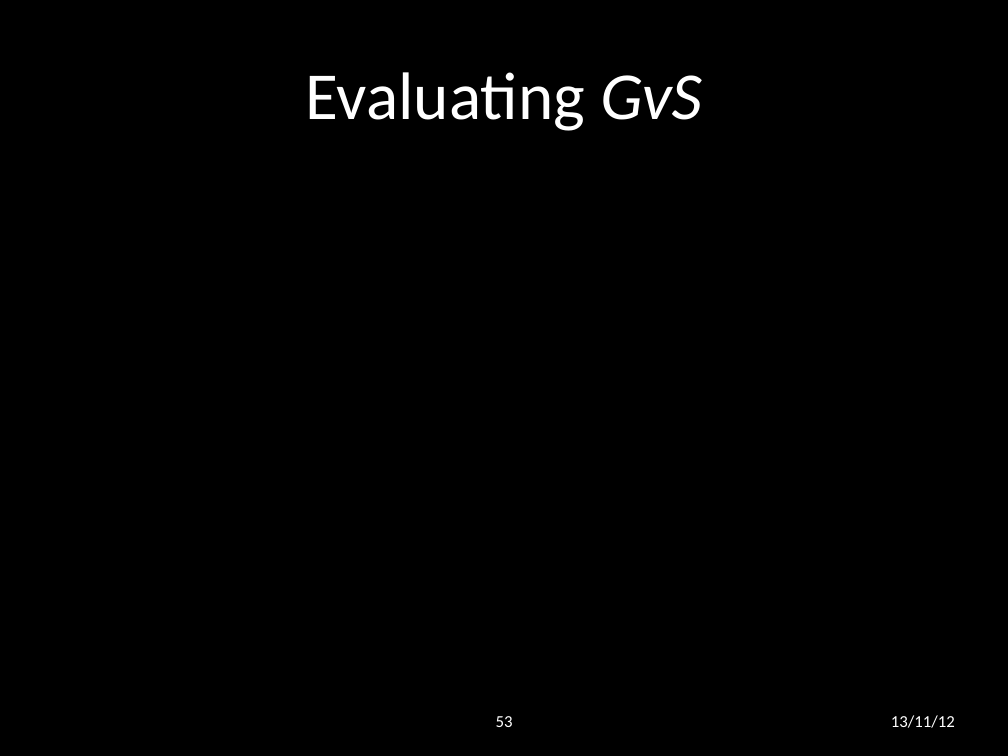
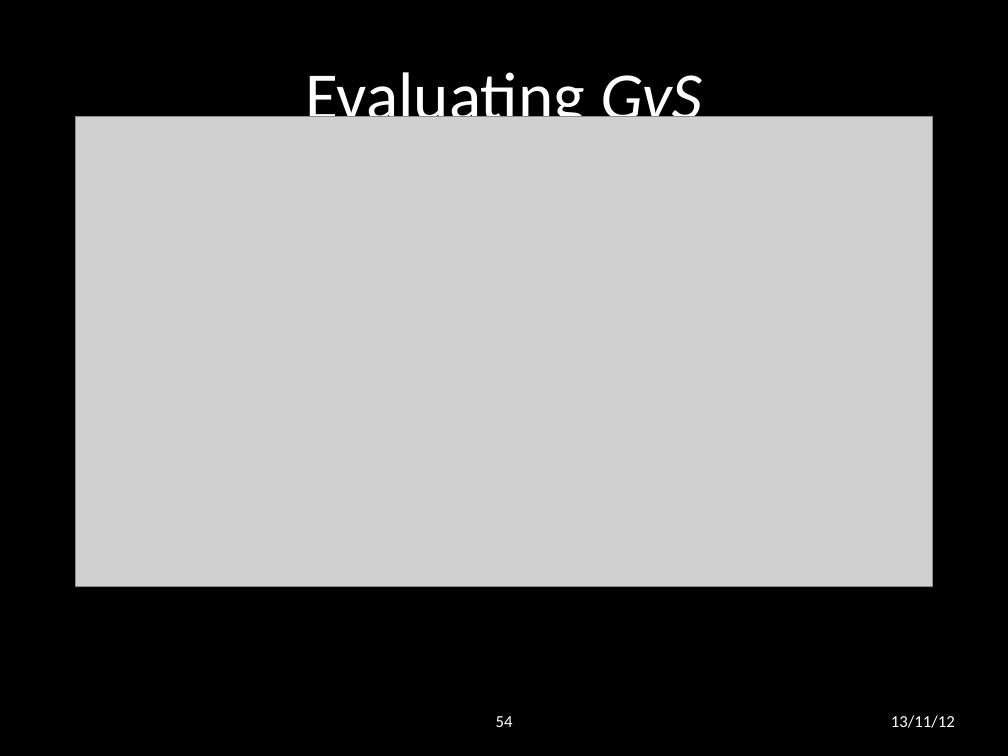
Before and after one commit to lwheng/fyp, a slide deck: slide 54 of presentation/final presentation.pptx (slide 53 before the commit). Drawn at 1008x756 pixels with LibreOffice and Linux fonts; fonts in the diff are those of the drawing; grey boxes stand for pictures; background and template pictures are left out. Boxes give left, top, right and bottom in pixels: in the first picture for what was removed or moved away, otherwise in the second. Text is boxed around its words. In the diff, an @@ line names an element or a change of style, - is before the commit and + after.

```diff
--- a/presentation/final presentation.pptx
+++ b/presentation/final presentation.pptx
@@ picture added at <box>76,117,932,587</box> @@
@@ page number at <box>496,716,513,727</box>: text changed @@
-53
+54
```
Also in this commit, not shown: 3 other slides changed, 6 slides added.
